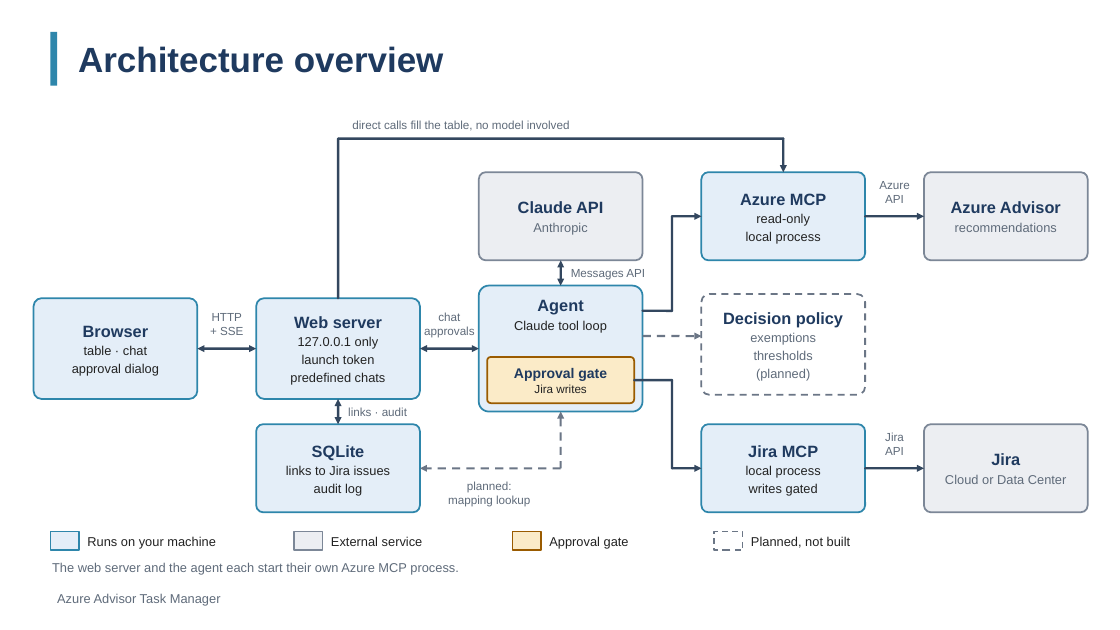
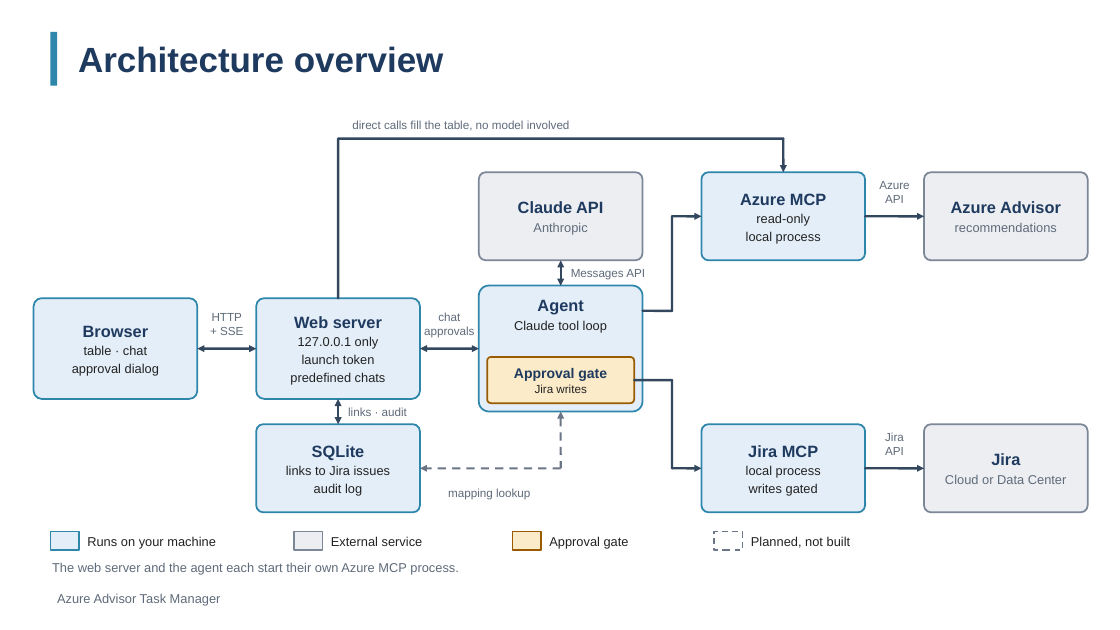
Before and after one commit to georg-lobanov-ibm/azure-advisor-task-manager-plan, a slide deck: slide 4 of docs/architecture-overview.pptx. Drawn at 1120x630 pixels with LibreOffice and Linux fonts; fonts in the diff are those of the drawing. Boxes give left, top, right and bottom in pixels: in the first picture for what was removed or moved away, otherwise in the second. Text is boxed around its words. In the diff, an @@ line names an element or a change of style, - is before the commit and + after.

Commit message:
modified the presentation. added .claude/settings.json.

```diff
--- a/docs/architecture-overview.pptx
+++ b/docs/architecture-overview.pptx
@@ rounded rectangle removed at [702, 294, 865, 395] @@
-Decision policy
-exemptions
-thresholds
-(planned)
@@ arrow removed from (643, 336) to (702, 336) @@
@@ text at [467, 481, 512, 492]: paragraph removed @@
-planned:
```
Also in this commit, not shown: 1 other file.
